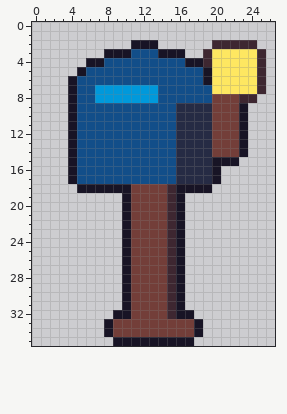
File history of a pixel-art file, art/roadside/roadside-mailbox@75.aseprite. Above: the version before the commit.
27x36 pixels, 1 frame.
Once edited:
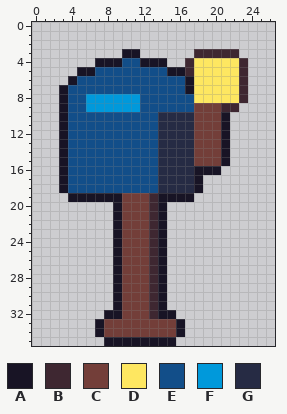
Palette (. is transparent): A #181425  B #3e2731  C #733e39  D #fee761  E #124e89  F #0099db  G #262b44
The exact change:
@@ x 0..26 @@
  1 ...........................
- 2 ...........AAA......BBBBB..
- 3 ........AAAEEEAAA..BDDDDDB.
- 4 ......AAEEEEEEEEEAABDDDDDB.
- 5 .....AEEEEEEEEEEEEEADDDDDB.
- 6 ....AEEEEEEEEEEEEEEADDDDDB.
- 7 ....AEEFFFFFFFEEEEEEDDDDDB.
- 8 ....AEEFFFFFFFEEEEEECCCBB..
- 9 ....AEEEEEEEEEEEGGGGCCCA...
-10 ....AEEEEEEEEEEEGGGGCCCA...
-11 ....AEEEEEEEEEEEGGGGCCCA...
-12 ....AEEEEEEEEEEEGGGGCCCA...
-13 ....AEEEEEEEEEEEGGGGCCCA...
-14 ....AEEEEEEEEEEEGGGGCCCA...
-15 ....AEEEEEEEEEEEGGGGAAA....
-16 ....AEEEEEEEEEEEGGGGA......
-17 ....AEEEEEEEEEEEGGGGA......
-18 .....AAAAAACCCCBAAAA.......
-19 ..........ACCCCBA..........
-20 ..........ACCCCBA..........
-21 ..........ACCCCBA..........
-22 ..........ACCCCBA..........
-23 ..........ACCCCBA..........
-24 ..........ACCCCBA..........
-25 ..........ACCCCBA..........
-26 ..........ACCCCBA..........
-27 ..........ACCCCBA..........
-28 ..........ACCCCBA..........
-29 ..........ACCCCBA..........
-30 ..........ACCCCBA..........
-31 ..........ACCCCBA..........
-32 .........AACCCCBAA.........
-33 ........ACCCCCCCCCA........
-34 ........ACCCCCCCCCA........
-35 .........AAAAAAAAA.........
+ 2 ...........................
+ 3 ..........AA......BBBBB....
+ 4 .......AAAEEAAA..BDDDDDB...
+ 5 .....AAEEEEEEEEAABDDDDDB...
+ 6 ....AEEEEEEEEEEEEADDDDDB...
+ 7 ...AEEEEEEEEEEEEEADDDDDB...
+ 8 ...AEEFFFFFFEEEEEEDDDDDB...
+ 9 ...AEEFFFFFFEEEEEECCCBB....
+10 ...AEEEEEEEEEEGGGGCCCA.....
+11 ...AEEEEEEEEEEGGGGCCCA.....
+12 ...AEEEEEEEEEEGGGGCCCA.....
+13 ...AEEEEEEEEEEGGGGCCCA.....
+14 ...AEEEEEEEEEEGGGGCCCA.....
+15 ...AEEEEEEEEEEGGGGCCCA.....
+16 ...AEEEEEEEEEEGGGGAAA......
+17 ...AEEEEEEEEEEGGGGA........
+18 ...AEEEEEEEEEEGGGGA........
+19 ....AAAAAACCCBAAAA.........
+20 .........ACCCBA............
+21 .........ACCCBA............
+22 .........ACCCBA............
+23 .........ACCCBA............
+24 .........ACCCBA............
+25 .........ACCCBA............
+26 .........ACCCBA............
+27 .........ACCCBA............
+28 .........ACCCBA............
+29 .........ACCCBA............
+30 .........ACCCBA............
+31 .........ACCCBA............
+32 ........AACCCBAA...........
+33 .......ACCCCCCCCA..........
+34 .......ACCCCCCCCA..........
+35 ........AAAAAAAA...........
